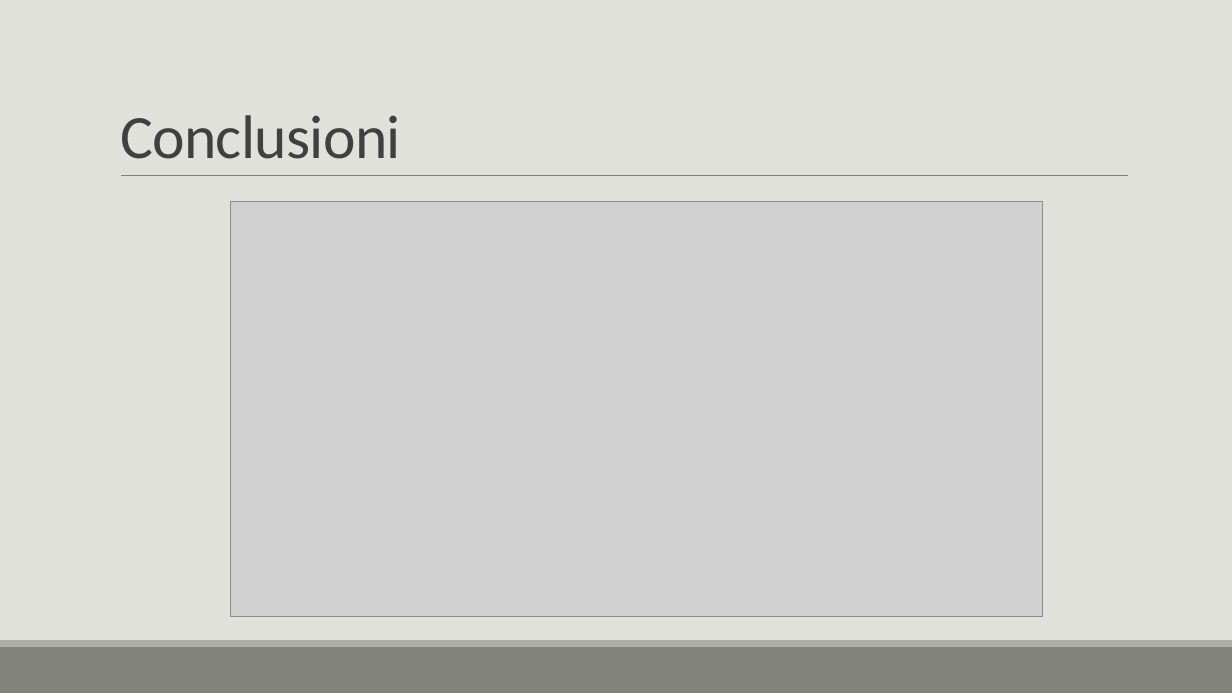
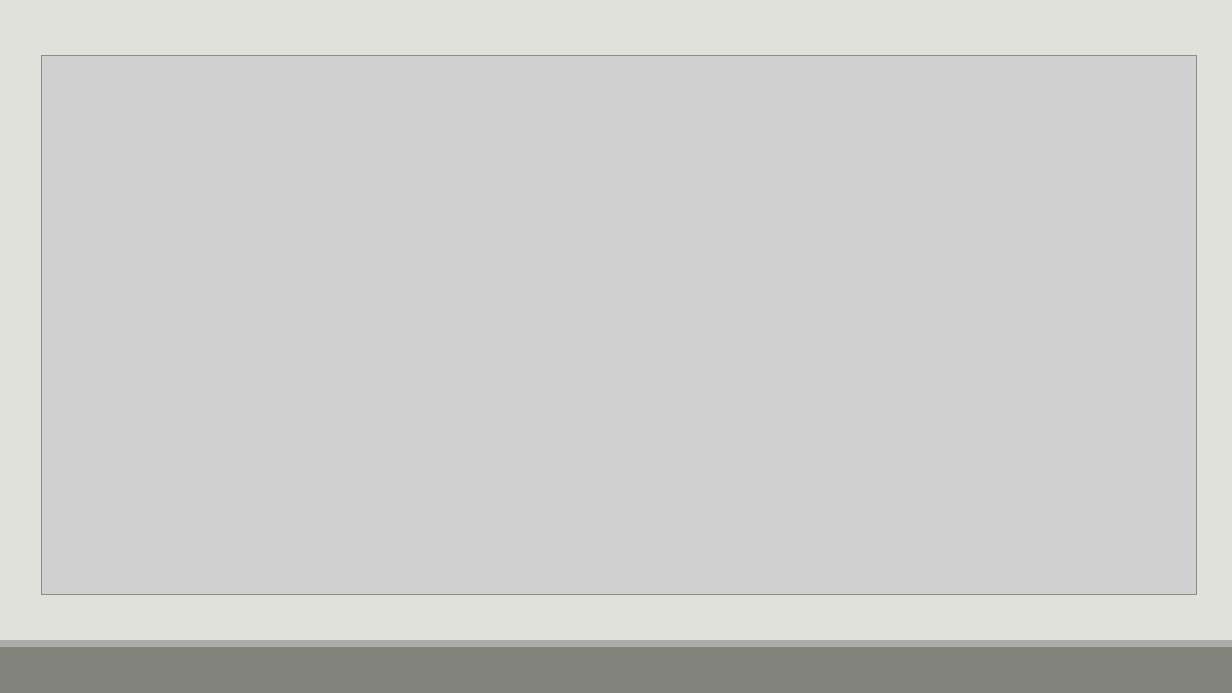
Before and after one commit to DavideSAMT/Progetto_CodiceMorse, a slide deck: slide 33 of Documentazione/Presentazione/CodiceMorse.pptx (slide 20 before the commit). Drawn at 1232x693 pixels with LibreOffice and Linux fonts; fonts in the diff are those of the drawing; grey boxes stand for pictures. Boxes give left, top, right and bottom in pixels: in the first picture for what was removed or moved away, otherwise in the second. Text is boxed around its words. In the diff, an @@ line names an element or a change of style, - is before the commit and + after.

```diff
--- a/Documentazione/Presentazione/CodiceMorse.pptx
+++ b/Documentazione/Presentazione/CodiceMorse.pptx
@@ picture added at [42, 55, 1196, 595] @@
@@ title removed at [120, 115, 401, 159] @@
-Conclusioni
@@ line removed from (120, 176) to (1128, 176) @@
@@ picture removed at [230, 201, 1043, 616] @@
```
Also in this commit, not shown: 10 other slides changed, 21 slides added, 6 slides removed.
